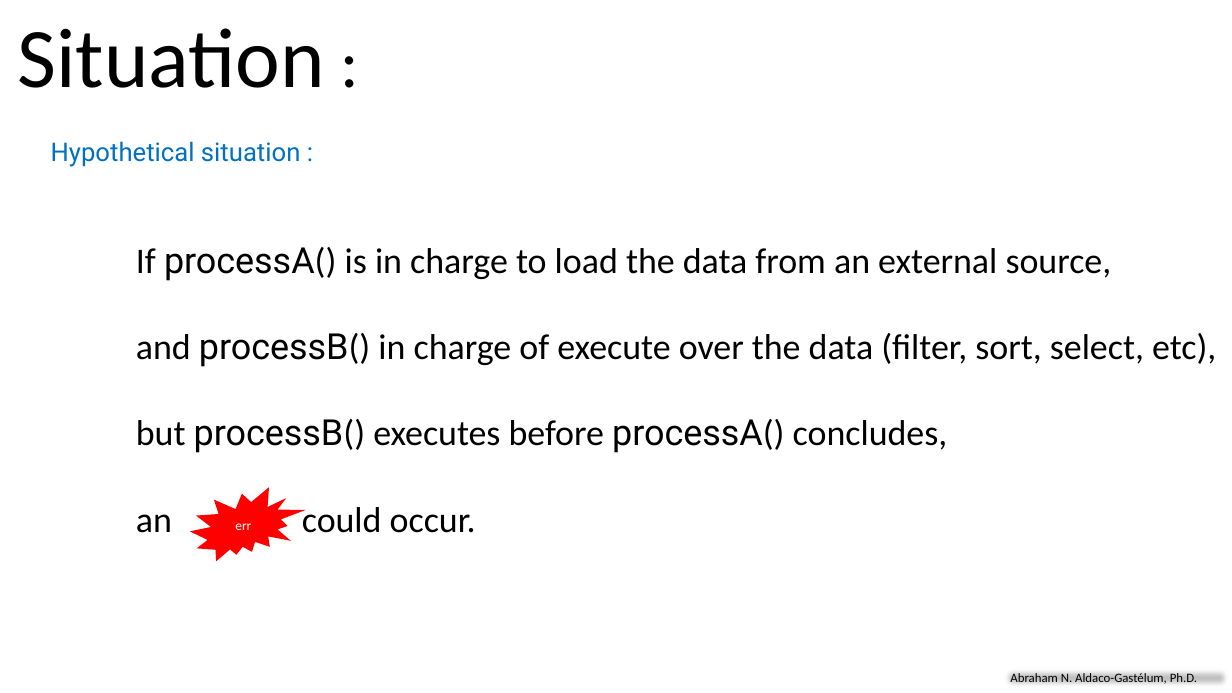
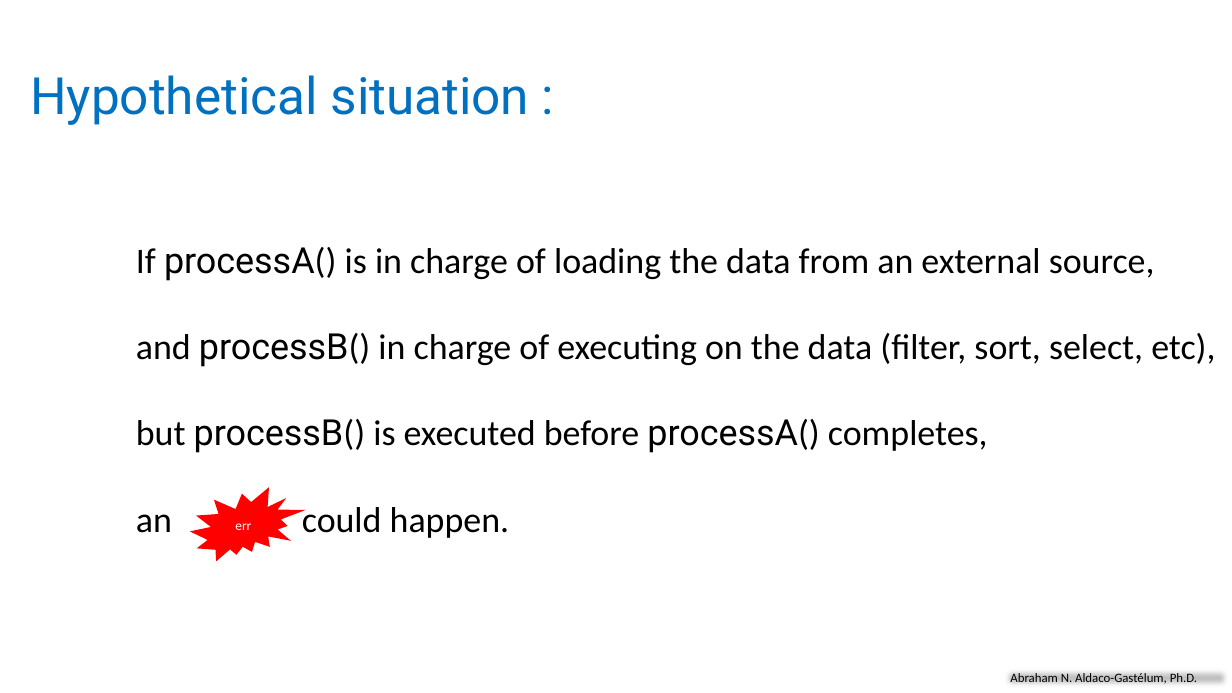
Before and after one commit to aaldacog/uwp, a slide deck: slide 25 of AsynchronousProcessing_AbrahamAldaco.pptx. Drawn at 1232x693 pixels with LibreOffice and Linux fonts; fonts in the diff are those of the drawing. Boxes give left, top, right and bottom in pixels: in the first picture for what was removed or moved away, otherwise in the second. Text is boxed around its words. In the diff, an @@ line names an element or a change of style, - is before the commit and + after.

```diff
--- a/AsynchronousProcessing_AbrahamAldaco.pptx
+++ b/AsynchronousProcessing_AbrahamAldaco.pptx
@@ text removed at (17, 28, 324, 88) @@
-Situation :
@@ text "Hypothetical situation :": place and size @@
-text "Hypothetical situation :" at (51, 141, 300, 167)
+text "Hypothetical situation :" at (30, 75, 530, 125)
@@ text "Hypothetical situation :" at (30, 75, 530, 125): size 20 to 40 pt @@
@@ text at (136, 247, 1215, 538): text changed @@
-If processA() is in charge to load the data from an external source,
-and processB() in charge of execute over the data (filter, sort, select, etc),
-but processB() executes before processA() concludes,
-an could occur.
+If processA() is in charge of loading the data from an external source,
+and processB() in charge of executing on the data (filter, sort, select, etc),
+but processB() is executed before processA() completes,
+an could happen.
```
Also in this commit, not shown: 24 other slides changed, 3 slides added, 1 slide removed, 1 other file.
